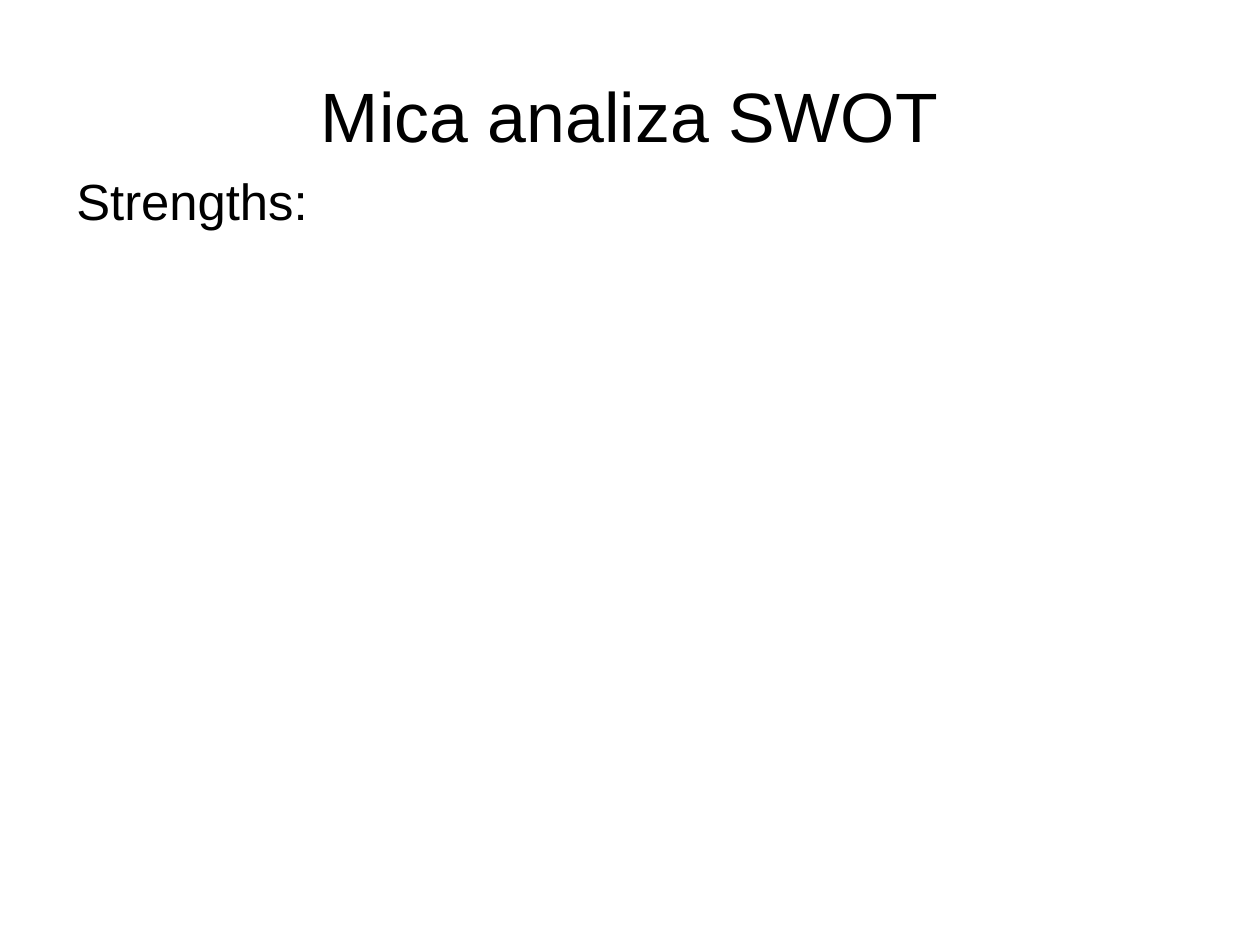
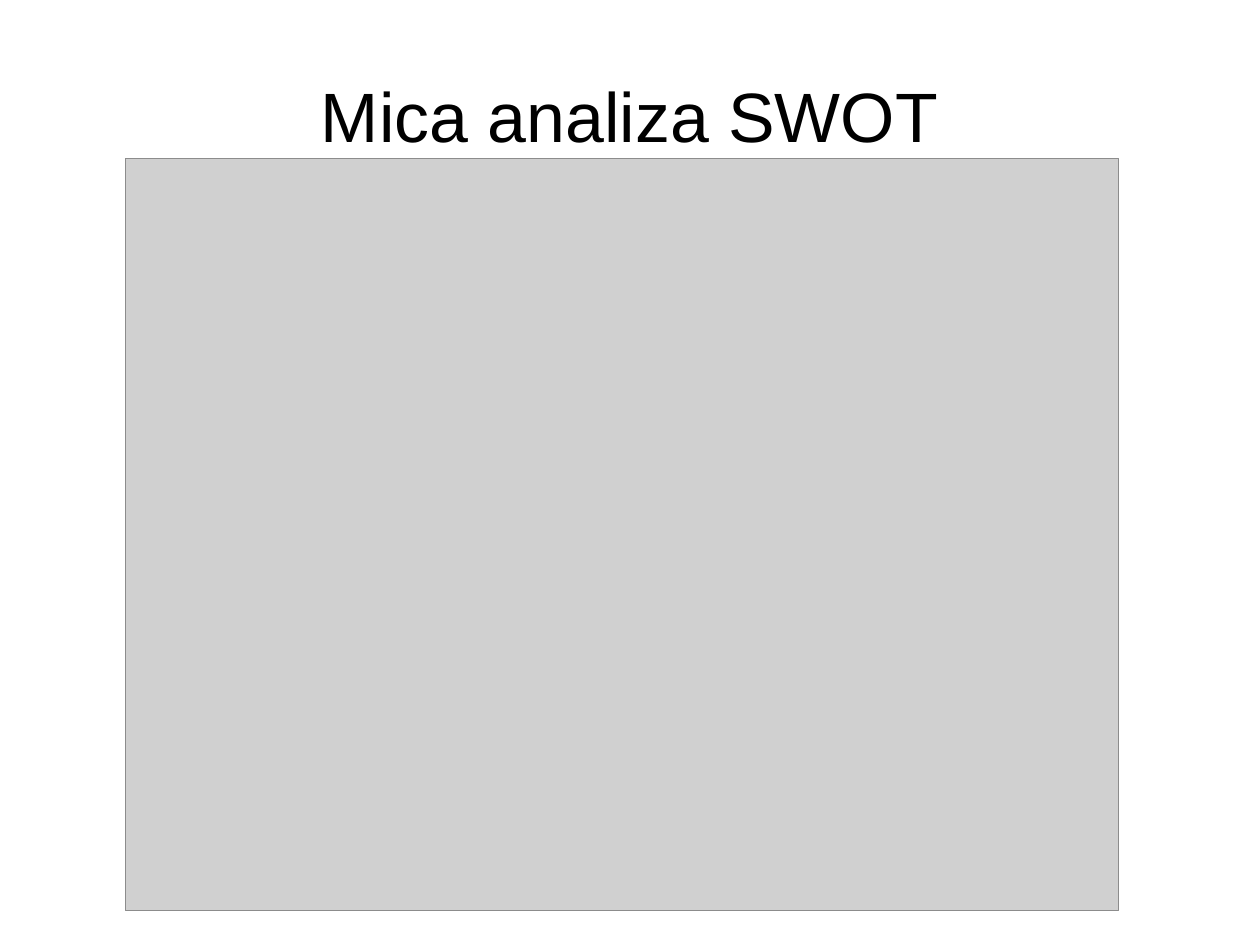
Before and after one commit to astef001/oc2016, a slide deck: slide 6 of TemplateTema-W1-2.ppt. Drawn at 1260x945 pixels with LibreOffice and Linux fonts; fonts in the diff are those of the drawing; grey boxes stand for pictures. Boxes give left, top, right and bottom in pixels: in the first picture for what was removed or moved away, otherwise in the second. Text is boxed around its words. In the diff, an @@ line names an element or a change of style, - is before the commit and + after.

```diff
--- a/TemplateTema-W1-2.ppt
+++ b/TemplateTema-W1-2.ppt
@@ picture added at (126, 158, 1119, 910) @@
@@ text removed at (76, 183, 307, 230) @@
-Strengths:
```
Also in this commit, not shown: 2 other slides changed, 1 slide added, 1 slide removed.
